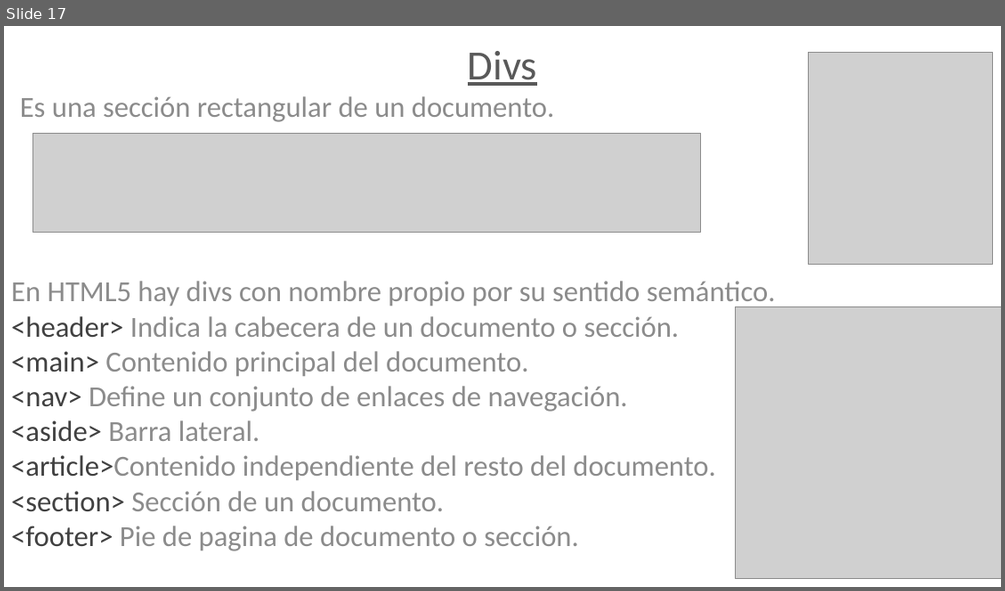
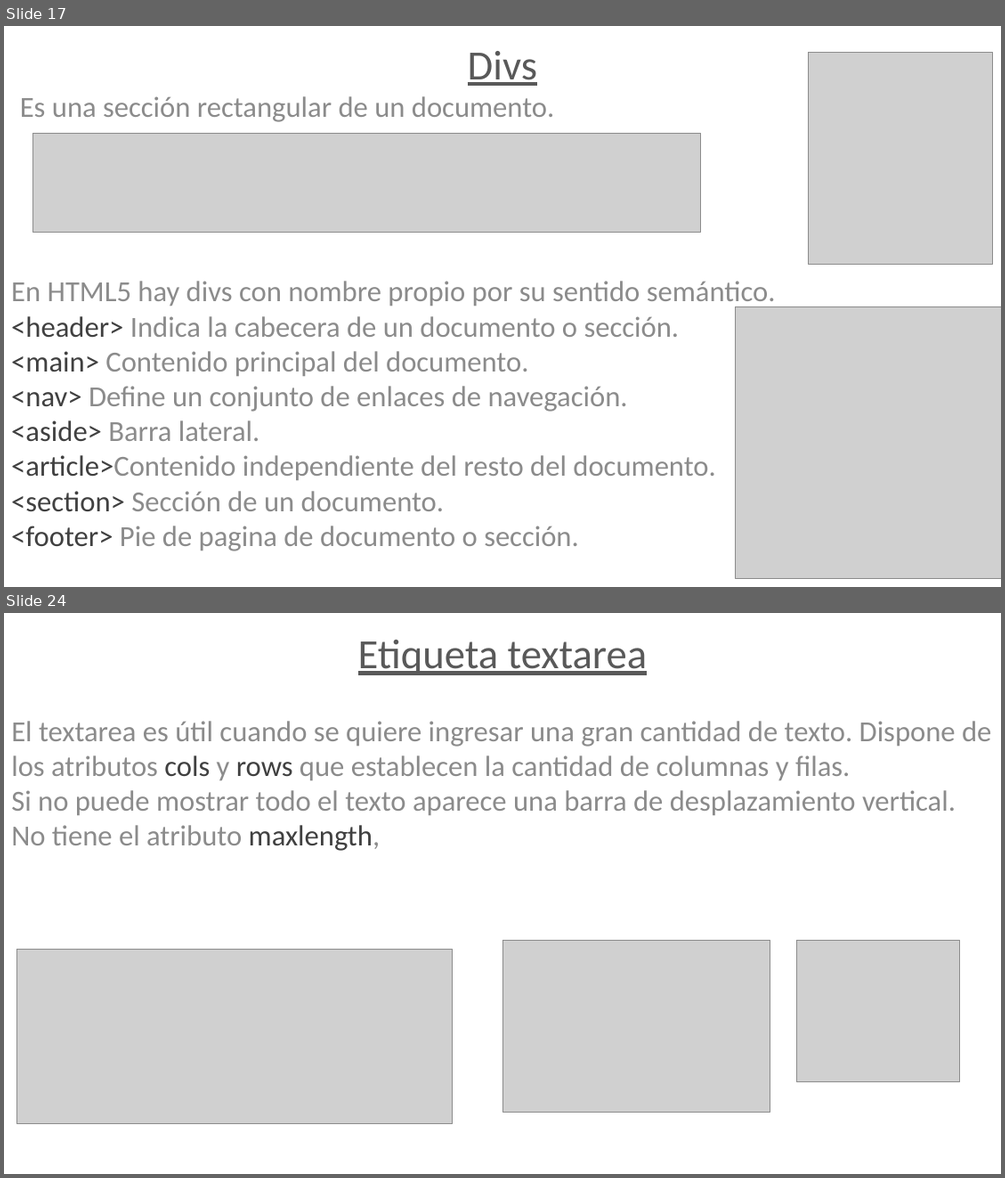
Before and after one commit to juanjomac/ApunteHtml, a slide deck: Presentación1.pptx. Shown one above the other, each under a label of ours: slide 17 before the commit, slides 17 and 24 after it; the slides between them are not shown. The pictures are 1005x591 and 1005x1178 pixels, drawn with LibreOffice and Linux fonts; fonts in the diff are those of the drawing; grey boxes stand for pictures. Boxes give left, top, right and bottom in pixels: in the first picture for what was removed or moved away, otherwise in the second. Text is boxed around its words. In the diff, an @@ line names an element or a change of style, - is before the commit and + after.

```diff
--- a/Presentación1.pptx
+++ b/Presentación1.pptx
@@ slide 24 added at (x1=4, y1=613, x2=1001, y2=1174), background #FFFFFF @@
@@ text added at (x1=11, y1=640, x2=991, y2=851), 28 pt, text #8C8C8C @@
+Etiqueta textarea
+El textarea es útil cuando se quiere ingresar una gran cantidad de texto. Dispone de los atributos cols y rows que establecen la cantidad de columnas y filas.
+Si no puede mostrar todo el texto aparece una barra de desplazamiento vertical.
+No tiene el atributo maxlength,
@@ picture added at (x1=16, y1=949, x2=452, y2=1123) @@
@@ picture added at (x1=502, y1=940, x2=770, y2=1111) @@
@@ picture added at (x1=797, y1=940, x2=960, y2=1082) @@
```
Also in this commit, not shown: 13 other slides added.
